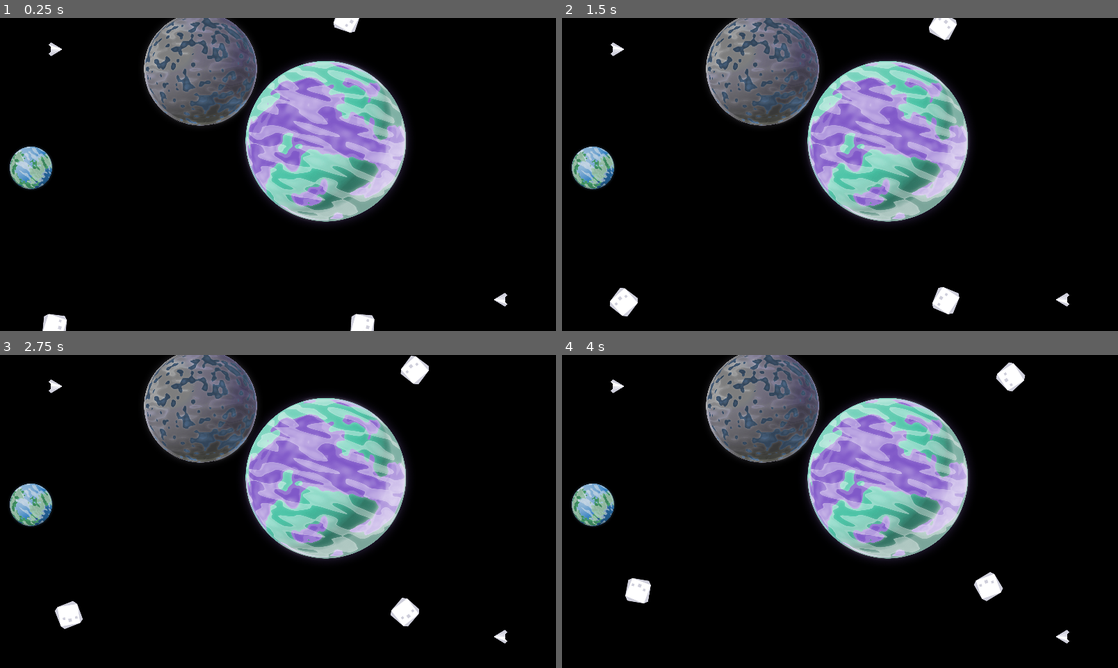
Above: before the commit, frames 1-4 (two rows, left to right).
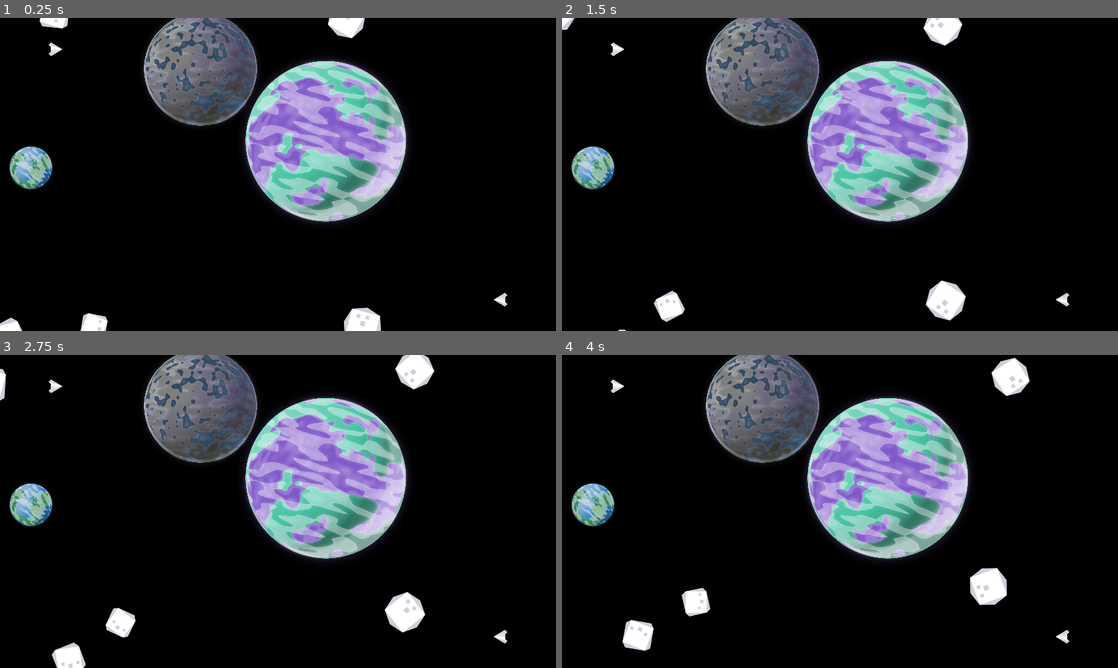
Above: after the commit, the same moments.

Repository: Teeohbee/CelestialMeadow
Game: Godot game, scene res://main.tscn
The game is run twice, just before and just after one commit, with the same random seed, the same clock (stepped at 60 frames per second) and the same inputs.
Inputs:
- Up to frame 1 (0.25 s): no input
- Up to frame 2 (1.5 s): no input
- Up to frame 3 (2.75 s): no input
- Up to frame 4 (4 s): no input

The runs differ from the first frame. In frame 1, 1.2% of the frame differs, in the area x 0-69%, y 0-100%; in frame 2, 1.5%; in frame 3, 2.0%; in frame 4, 2.0%, in the area x 10-85%, y 0-95%.

Commit message:
Improve asteroid aestheic - Asteroids now have two possible sprites - They come in various sizes - They wrap the screen more seamlessly

Diff:
--- a/asteroid.gd
+++ b/asteroid.gd
@@ -1,9 +1,16 @@
 extends RigidBody2D
 
 var screen_size
+var radius
+@export var sprites : Array[CompressedTexture2D] = []
 
 func _ready():
 	screen_size = get_viewport_rect().size
+	$Sprite2D.texture = sprites[randi() % sprites.size()]
+	var asteroid_scale = randf_range(0.8, 1.5)
+	$Sprite2D.scale = Vector2(asteroid_scale, asteroid_scale)
+	$CollisionShape2D.scale = Vector2(asteroid_scale, asteroid_scale)
+	radius = int($Sprite2D.texture.get_size().x / 2 * asteroid_scale)
 
 func start(_position, _velocity):
 	position = _position
@@ -12,8 +19,8 @@
 
 func _integrate_forces(physics_state):
 	var xform = physics_state.transform
-	xform.origin.x = wrapf(xform.origin.x, 0, screen_size.x)
-	xform.origin.y = wrapf(xform.origin.y, 0, screen_size.y)
+	xform.origin.x = wrapf(xform.origin.x, 0 - radius, screen_size.x + radius)
+	xform.origin.y = wrapf(xform.origin.y, 0 - radius, screen_size.y + radius)
 	physics_state.transform = xform
 
 func destroy():
--- a/asteroid.tscn
+++ b/asteroid.tscn
@@ -1,7 +1,8 @@
-[gd_scene load_steps=7 format=3 uid="uid://po2jwbc0apgh"]
+[gd_scene load_steps=8 format=3 uid="uid://po2jwbc0apgh"]
 
 [ext_resource type="Script" path="res://asteroid.gd" id="1_ftbns"]
-[ext_resource type="Texture2D" uid="uid://b306jfmx0me1x" path="res://sprites/asteroid.png" id="1_fv8dp"]
+[ext_resource type="Texture2D" uid="uid://b306jfmx0me1x" path="res://sprites/asteroid00.png" id="2_c3vyr"]
+[ext_resource type="Texture2D" uid="uid://wtpq2d37xq51" path="res://sprites/asteroid01.png" id="3_2d4gk"]
 [ext_resource type="PackedScene" uid="uid://0rrpx2uqw0jh" path="res://explosion.tscn" id="3_3pasg"]
 [ext_resource type="AudioStream" uid="uid://crehfdwax0f6x" path="res://audio/explosion.ogg" id="4_bsxi3"]
 
@@ -16,9 +17,9 @@
 linear_damp_mode = 1
 angular_damp_mode = 1
 script = ExtResource("1_ftbns")
+sprites = Array[CompressedTexture2D]([ExtResource("2_c3vyr"), ExtResource("3_2d4gk")])
 
 [node name="Sprite2D" type="Sprite2D" parent="."]
-texture = ExtResource("1_fv8dp")
 
 [node name="CollisionShape2D" type="CollisionShape2D" parent="."]
 position = Vector2(0.250001, -0.250001)
--- a/main.gd
+++ b/main.gd
@@ -5,7 +5,7 @@
 
 func _ready():
 	screensize = get_viewport().get_visible_rect().size
-	for i in 3:
+	for i in 5:
 		spawn_asteroid()
 
 func spawn_asteroid():
Renamed: sprites/asteroid.png -> sprites/asteroid00.png
Not shown, changed: sprites/asteroid00.png.import
Binary file added: sprites/asteroid01.png
Not shown, added: sprites/asteroid01.png.import
